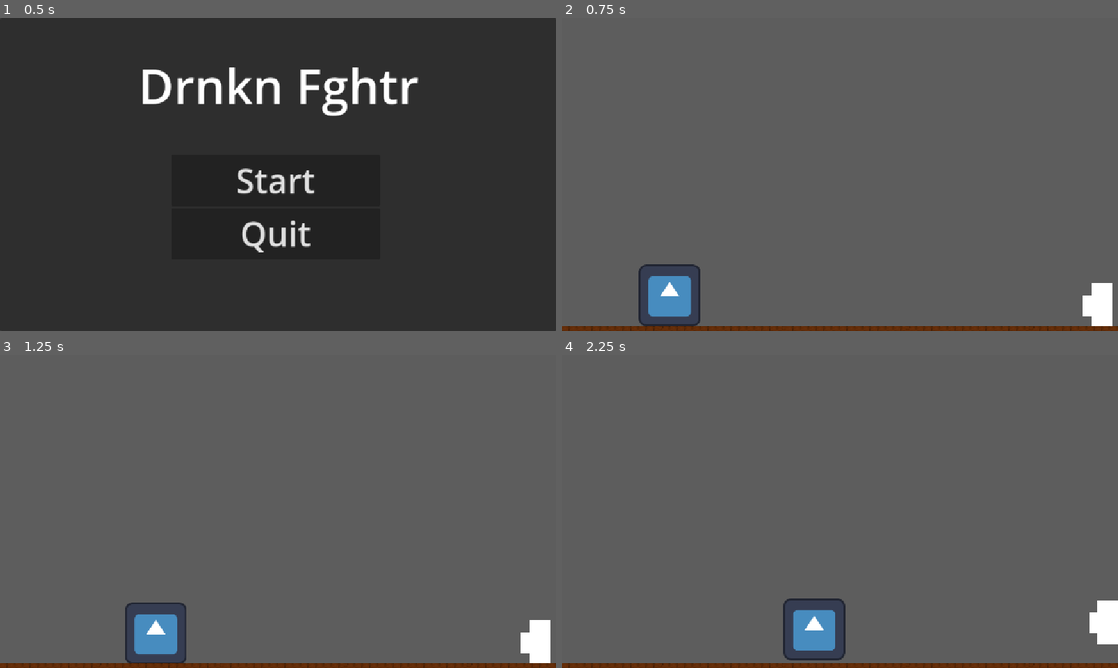
Above: before the commit, frames 1-4 (two rows, left to right).
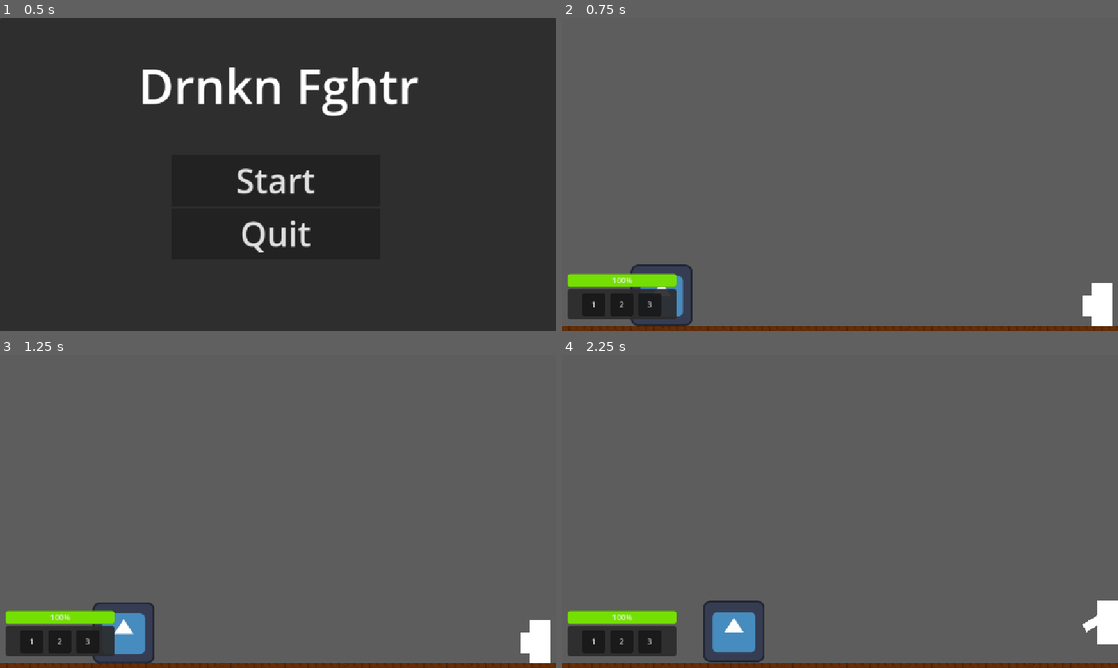
Above: after the commit, the same moments.

Repository: qzjo/Drnkn-Fghtr
Game: Godot game, scene res://start_screen.tscn
Two runs of this game, one before a commit and one after it. Both use one fixed random seed, a clock stepped at 60 frames per second and the inputs below. The engine's default icon, where the game draws it, is replaced by a stand-in: a white triangle on a blue panel in a dark square.
Inputs:
- Up to frame 1 (0.5 s): no input
- Up to frame 2 (0.75 s): click "Start" at 0.5 s
- Up to frame 3 (1.25 s): no input
- Up to frame 4 (2.25 s): hold E (punch) 1.28-2.03 s; hold D (move_right) from 1.28 s (still down); tap W (jump) at 1.52 s; tap F (pickup, bound only after the commit) at 1.55, 2.1 s

Frame 1 is identical in both runs. In frame 2, 3.4% of the frame differs, in the area x 1-25%, y 78-99%; in frame 3, 4.9%; in frame 4, 7.2%, in the area x 1-97%, y 77-99%.

Commit message:
Added Prototype Hotbar Ui and Healthbar

Diff:
--- a/drnkn-fghtr/game.gd
+++ b/drnkn-fghtr/game.gd
@@ -4,10 +4,9 @@
 var paused = false
 
 
-
 # Called when the node enters the scene tree for the first time.
 func _ready() -> void:
-	pass # Replace with function body.
+	pass
 
 
 # Called every frame. 'delta' is the elapsed time since the previous frame.
--- a/drnkn-fghtr/game.tscn
+++ b/drnkn-fghtr/game.tscn
@@ -1,11 +1,12 @@
-[gd_scene load_steps=11 format=4 uid="uid://cgvswar3jwhk"]
+[gd_scene load_steps=16 format=4 uid="uid://cgvswar3jwhk"]
 
 [ext_resource type="Texture2D" uid="uid://bytcmf3pvkwf" path="res://Assets/White.png" id="1_ao4l5"]
 [ext_resource type="Texture2D" uid="uid://cplbbhs4fj1uc" path="res://Assets/floor.png" id="1_bh7tu"]
-[ext_resource type="Script" path="res://game.gd" id="1_hej6x"]
+[ext_resource type="Script" uid="uid://y542j04og24y" path="res://game.gd" id="1_hej6x"]
 [ext_resource type="PackedScene" uid="uid://dcejowwb6rr5e" path="res://mainCharacter.tscn" id="2_dt1wi"]
 [ext_resource type="PackedScene" uid="uid://coumitoylgnp8" path="res://pause_screen.tscn" id="5_7lpox"]
 [ext_resource type="PackedScene" uid="uid://dalu6q0f6q38f" path="res://mob.tscn" id="6_1qwol"]
+[ext_resource type="Script" uid="uid://bo40apvrj6vs5" path="res://hotbar.gd" id="7_eow3j"]
 
 [sub_resource type="TileSetAtlasSource" id="TileSetAtlasSource_k1ct2"]
 texture = ExtResource("1_bh7tu")
@@ -23,6 +24,34 @@
 
 [sub_resource type="RectangleShape2D" id="RectangleShape2D_3dqk3"]
 size = Vector2(26.1666, 596)
+
+[sub_resource type="StyleBoxFlat" id="StyleBoxFlat_ryrav"]
+bg_color = Color(0.168627, 0.168627, 0.168627, 1)
+corner_radius_top_left = 5
+corner_radius_top_right = 5
+corner_radius_bottom_right = 5
+corner_radius_bottom_left = 5
+
+[sub_resource type="StyleBoxFlat" id="StyleBoxFlat_eow3j"]
+bg_color = Color(0.474593, 0.927136, 0, 1)
+corner_radius_top_left = 5
+corner_radius_top_right = 5
+corner_radius_bottom_right = 5
+corner_radius_bottom_left = 5
+
+[sub_resource type="StyleBoxFlat" id="StyleBoxFlat_j5wjh"]
+bg_color = Color(0.169245, 0.169245, 0.169245, 1)
+corner_radius_top_left = 5
+corner_radius_top_right = 5
+corner_radius_bottom_right = 5
+corner_radius_bottom_left = 5
+
+[sub_resource type="StyleBoxFlat" id="StyleBoxFlat_vef74"]
+bg_color = Color(0.0846899, 0.0846899, 0.0846899, 1)
+corner_radius_top_left = 5
+corner_radius_top_right = 5
+corner_radius_bottom_right = 5
+corner_radius_bottom_left = 5
 
 [node name="Game" type="Node2D"]
 script = ExtResource("1_hej6x")
@@ -102,4 +131,97 @@
 [node name="Mob" parent="." instance=ExtResource("6_1qwol")]
 position = Vector2(189, 573)
 
+[node name="Healthbar" type="Control" parent="."]
+layout_mode = 3
+anchors_preset = 0
+offset_left = 11.0
+offset_top = 523.0
+offset_right = 236.0
+offset_bottom = 558.0
+
+[node name="ProgressBar" type="ProgressBar" parent="Healthbar"]
+modulate = Color(1, 1, 1, 0.929412)
+layout_mode = 0
+offset_top = 6.0
+offset_right = 225.0
+offset_bottom = 33.0
+theme_override_styles/background = SubResource("StyleBoxFlat_ryrav")
+theme_override_styles/fill = SubResource("StyleBoxFlat_eow3j")
+value = 59.0
+
+[node name="Hotbar" type="Control" parent="."]
+layout_mode = 3
+anchors_preset = 0
+offset_right = 40.0
+offset_bottom = 40.0
+script = ExtResource("7_eow3j")
+
+[node name="Background" type="Panel" parent="Hotbar"]
+modulate = Color(1, 1, 1, 0.929412)
+layout_mode = 1
+anchors_preset = -1
+anchor_left = 0.00954861
+anchor_top = 0.865741
+anchor_right = 0.204861
+anchor_bottom = 0.967593
+offset_left = 10.6181
+offset_top = 525.37
+offset_right = 227.806
+offset_bottom = 584.296
+theme_override_styles/panel = SubResource("StyleBoxFlat_j5wjh")
+
+[node name="Organizer" type="HBoxContainer" parent="Hotbar/Background"]
+modulate = Color(1, 1, 1, 0.929412)
+layout_mode = 0
+offset_left = 8.0
+offset_top = 9.0
+offset_right = 216.0
+offset_bottom = 57.0
+theme_override_constants/separation = 10
+alignment = 1
+
+[node name="Box1" type="Panel" parent="Hotbar/Background/Organizer"]
+modulate = Color(1, 1, 1, 0.929412)
+custom_minimum_size = Vector2(48, 48)
+layout_mode = 2
+theme_override_styles/panel = SubResource("StyleBoxFlat_vef74")
+
+[node name="Label" type="Label" parent="Hotbar/Background/Organizer/Box1"]
+layout_mode = 0
+anchor_right = 1.0
+anchor_bottom = 1.02083
+text = "1"
+horizontal_alignment = 1
+vertical_alignment = 1
+
+[node name="Box2" type="Panel" parent="Hotbar/Background/Organizer"]
+modulate = Color(1, 1, 1, 0.929412)
+custom_minimum_size = Vector2(48, 48)
+layout_mode = 2
+theme_override_styles/panel = SubResource("StyleBoxFlat_vef74")
+
+[node name="Label" type="Label" parent="Hotbar/Background/Organizer/Box2"]
+layout_mode = 1
+anchors_preset = -1
+anchor_right = 1.0
+anchor_bottom = 1.02083
+text = "2"
+horizontal_alignment = 1
+vertical_alignment = 1
+
+[node name="Box3" type="Panel" parent="Hotbar/Background/Organizer"]
+modulate = Color(1, 1, 1, 0.929412)
+custom_minimum_size = Vector2(48, 48)
+layout_mode = 2
+theme_override_styles/panel = SubResource("StyleBoxFlat_vef74")
+
+[node name="Label" type="Label" parent="Hotbar/Background/Organizer/Box3"]
+layout_mode = 1
+anchors_preset = -1
+anchor_right = 1.0
+anchor_bottom = 1.02083
+text = "3"
+horizontal_alignment = 1
+vertical_alignment = 1
+
 [editable path="Mob"]
--- /dev/null
+++ b/drnkn-fghtr/hotbar.gd
@@ -0,0 +1 @@
+class_name hotbar extends Control
--- a/drnkn-fghtr/mainCharacter.tscn
+++ b/drnkn-fghtr/mainCharacter.tscn
@@ -14,6 +14,45 @@
 
 [sub_resource type="RectangleShape2D" id="RectangleShape2D_1di6h"]
 size = Vector2(25, 60)
+
+[sub_resource type="Animation" id="Animation_wuuma"]
+length = 0.001
+tracks/0/type = "value"
+tracks/0/imported = false
+tracks/0/enabled = true
+tracks/0/path = NodePath("Hitbox/Arm:rotation")
+tracks/0/interp = 1
+tracks/0/loop_wrap = true
+tracks/0/keys = {
+"times": PackedFloat32Array(0),
+"transitions": PackedFloat32Array(1),
+"update": 0,
+"values": [0.0]
+}
+tracks/1/type = "value"
+tracks/1/imported = false
+tracks/1/enabled = true
+tracks/1/path = NodePath("Arm:rotation")
+tracks/1/interp = 1
+tracks/1/loop_wrap = true
+tracks/1/keys = {
+"times": PackedFloat32Array(0),
+"transitions": PackedFloat32Array(1),
+"update": 0,
+"values": [0.0]
+}
+tracks/2/type = "value"
+tracks/2/imported = false
+tracks/2/enabled = true
+tracks/2/path = NodePath("Sprite2D:rotation")
+tracks/2/interp = 1
+tracks/2/loop_wrap = true
+tracks/2/keys = {
+"times": PackedFloat32Array(0),
+"transitions": PackedFloat32Array(1),
+"update": 0,
+"values": [0.0]
+}
 
 [sub_resource type="Animation" id="Animation_ho0uc"]
 resource_name = "punch"
@@ -55,49 +94,10 @@
 "values": [0.0, 1.74533, 0.0]
 }
 
-[sub_resource type="Animation" id="Animation_wuuma"]
-length = 0.001
-tracks/0/type = "value"
-tracks/0/imported = false
-tracks/0/enabled = true
-tracks/0/path = NodePath("Hitbox/Arm:rotation")
-tracks/0/interp = 1
-tracks/0/loop_wrap = true
-tracks/0/keys = {
-"times": PackedFloat32Array(0),
-"transitions": PackedFloat32Array(1),
-"update": 0,
-"values": [0.0]
-}
-tracks/1/type = "value"
-tracks/1/imported = false
-tracks/1/enabled = true
-tracks/1/path = NodePath("Arm:rotation")
-tracks/1/interp = 1
-tracks/1/loop_wrap = true
-tracks/1/keys = {
-"times": PackedFloat32Array(0),
-"transitions": PackedFloat32Array(1),
-"update": 0,
-"values": [0.0]
-}
-tracks/2/type = "value"
-tracks/2/imported = false
-tracks/2/enabled = true
-tracks/2/path = NodePath("Sprite2D:rotation")
-tracks/2/interp = 1
-tracks/2/loop_wrap = true
-tracks/2/keys = {
-"times": PackedFloat32Array(0),
-"transitions": PackedFloat32Array(1),
-"update": 0,
-"values": [0.0]
-}
-
 [sub_resource type="AnimationLibrary" id="AnimationLibrary_h70d6"]
 _data = {
-"RESET": SubResource("Animation_wuuma"),
-"punch": SubResource("Animation_ho0uc")
+&"RESET": SubResource("Animation_wuuma"),
+&"punch": SubResource("Animation_ho0uc")
 }
 
 [node name="Character" type="CharacterBody2D"]
@@ -139,7 +139,7 @@
 
 [node name="AnimationPlayer" type="AnimationPlayer" parent="."]
 libraries = {
-"": SubResource("AnimationLibrary_h70d6")
+&"": SubResource("AnimationLibrary_h70d6")
 }
 
 [connection signal="animation_finished" from="AnimationPlayer" to="." method="_on_animation_player_animation_finished"]
--- a/drnkn-fghtr/main_character.gd
+++ b/drnkn-fghtr/main_character.gd
@@ -1,4 +1,7 @@
 class_name Player extends CharacterBody2D
+
+
+@onready var healthbar: ProgressBar = $"../Healthbar/ProgressBar"
 
 @onready var hitbox: Area2D = %Hitbox
 const SPEED = 300.0
@@ -6,7 +9,8 @@
 @onready var knockbackPower: int = 200
 @onready var mob: Mob = $"../Mob"
 @onready var animation_player: AnimationPlayer = $AnimationPlayer
-var health: int = 100
+var max_health: int = 1000.0
+var health: int = 1000.0
 
 
 enum State { NORMAL, KNOCKBACK }
@@ -14,6 +18,11 @@
 var knockback_timer: float = 0.0  # Timer for knockback duration
 
 func _ready() -> void:
+
+
+	healthbar.max_value = max_health
+	healthbar.value = health # Replace with function body.
+
 	$Arm.set_deferred("disabled", true)
 	hitbox.body_entered.connect(func (body: Node) -> void:
 		if body is Mob:
@@ -40,10 +49,13 @@
 	if event.is_action_pressed("punch"):  # Check if the attack button is pressed
 		punch()
 
+	if event.is_action_pressed("pickup"):
+		$AnimationPlayer.play("punch")
+		print("picked")
+
 func punch():
 	if not $AnimationPlayer.is_playing():  # Prevent attack spam
 		play_attack_animation()
-
 
 func handle_movement():
 	"""Handles normal movement and jumping."""
@@ -61,9 +73,6 @@
 
 func is_attacking() -> bool:
 	return $AnimationPlayer.is_playing() and $AnimationPlayer.current_animation == "punch"
-
-
-
 
 func knockback(mob_position: Vector2):
 	"""Applies knockback away from the enemy."""
@@ -86,9 +95,13 @@
 
 func take_damage():
 	health -= 100
+	updateHealth()
 	print("damage")
 	if health <= 0:
 		die()
+
+func updateHealth():
+	healthbar.value = health
 
 func die():
 	queue_free()
--- a/drnkn-fghtr/mob.gd
+++ b/drnkn-fghtr/mob.gd
@@ -2,7 +2,7 @@
 
 @onready var target = $"../Character"
 var health: int = 100
-const speed = 200.0
+const speed = 100.0
 @onready var hitbox: Area2D = $Hitbox
 @onready var knockbackPower: int = 500
 var is_dead = false
--- a/drnkn-fghtr/project.godot
+++ b/drnkn-fghtr/project.godot
@@ -12,7 +12,7 @@
 
 config/name="Drnkn-Fghtr"
 run/main_scene="res://start_screen.tscn"
-config/features=PackedStringArray("4.3", "Forward Plus")
+config/features=PackedStringArray("4.4", "Forward Plus")
 config/icon="res://icon.svg"
 
 [display]
@@ -58,3 +58,8 @@
 "events": [Object(InputEventKey,"resource_local_to_scene":false,"resource_name":"","device":-1,"window_id":0,"alt_press …(192 unchanged characters)…
 ]
 }
+pickup={
+"deadzone": 0.2,
+"events": [Object(InputEventKey,"resource_local_to_scene":false,"resource_name":"","device":-1,"window_id":0,"alt_pressed":false,"shift_pressed":false,"ctrl_pressed":false,"meta_pressed":false,"pressed":false,"keycode":0,"physical_keycode":70,"key_label":0,"unicode":102,"location":0,"echo":false,"script":null)
+]
+}
Not shown, added: drnkn-fghtr/hotbar.gd.uid
Not shown: 1 places in drnkn-fghtr/mainCharacter.tscn that only renumber resources
Not shown: 1 places in drnkn-fghtr/mob.tscn that only renumber resources
Not shown: 1 places in drnkn-fghtr/pause_screen.tscn that only renumber resources
